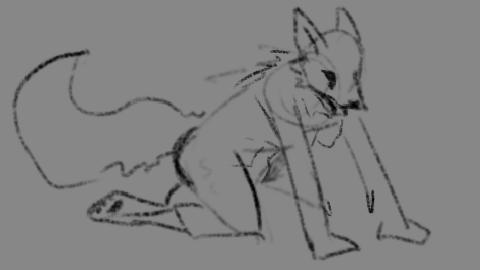
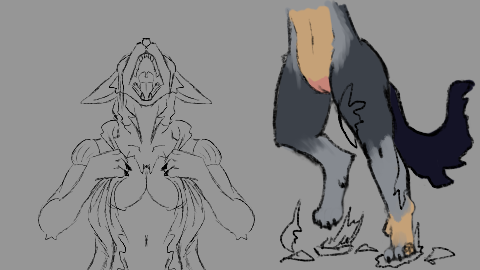
Layer changes from the first 480px x 270px image to the second:
hid "splash_tf_end.png", opacity 100% → 32%, painted on it over [0, 0, 480, 270]
added group "phase2" with 8 layers above "Tail" over [0, 0, 480, 270]
added group "feet and pussayyy" with 2 layers in group "phase2" over [256, 0, 480, 270]
added layer "Paint Layer 7" in group "feet and pussayyy" over [256, 0, 480, 270]
moved "splash_tf_1.png" (1st of 2, in "phase2" › "feet and pussayyy") into group "feet and pussayyy", painted on it over [192, 0, 480, 270]
added group "breast mode" with 3 layers in group "phase2" over [0, 0, 480, 270]
added layer "Paint Layer 19" in group "breast mode" over [0, 0, 256, 270]
hid "splash_tf_1.png" (2nd of 2, in "phase2" › "breast mode"), opacity 100% → 20%, moved it into group "breast mode", painted on it over [0, 0, 480, 270]
moved "splash_tf_2.png" (1st of 4, in "Tail") into group "Tail" over [113, 0, 480, 234]
moved "splash_tf_2.png" (2nd of 4, in "Fur and general skeletal structure") into group "Fur and general skeletal structure", painted on it over [0, 0, 344, 270]
moved "splash_tf_2.png" (3rd of 4, in "snout") into group "snout", painted on it over [158, 0, 480, 270]
moved "splash_tf_2.png" (4th of 4, in "yaoi or yuri hands? you decide") into group "yaoi or yuri hands? you decide", painted on it over [0, 0, 320, 192]
renamed "Camada de pintura 1" to "sofia heug sketch", hid it, opacity 100% → 34%, moved it into group "Group 10" over [167, 0, 359, 270]
